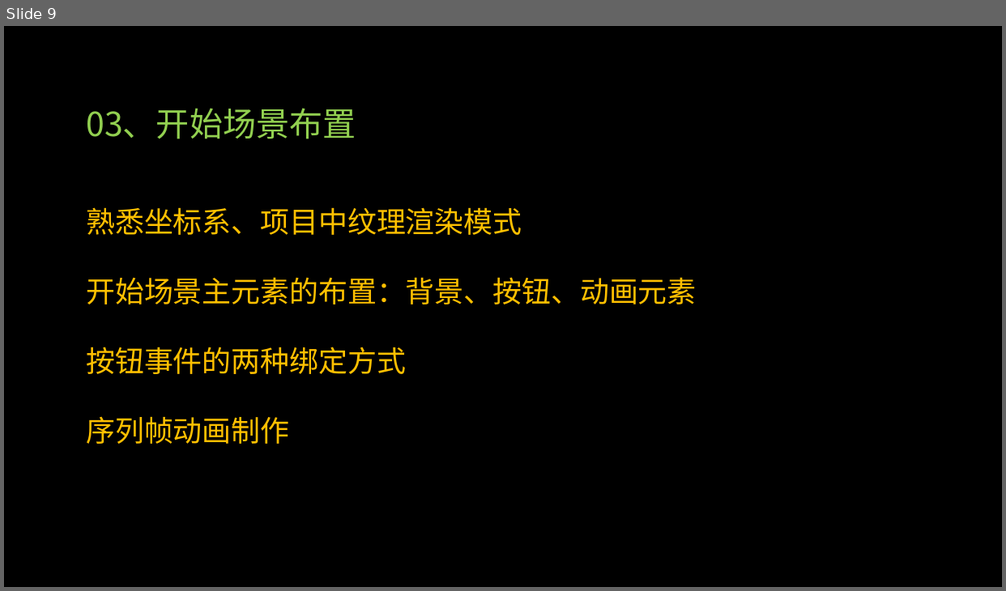
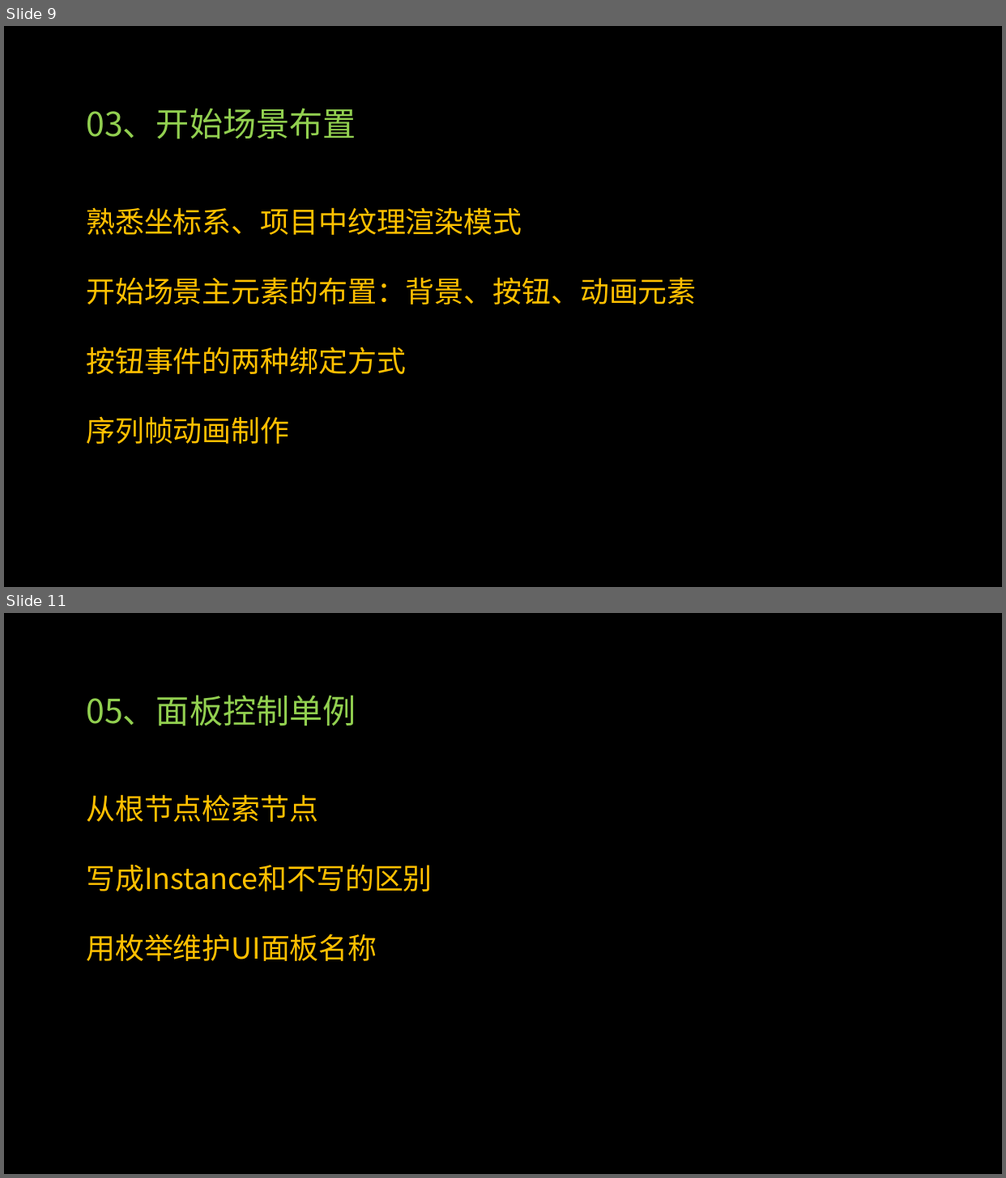
Before and after one commit to PGYangel/GodotStudy, a slide deck: Lesson1/Godot入门实践蛙里奥教程内容.pptx. Shown one above the other, each under a label of ours: slide 9 before the commit, slides 9 and 11 after it; the slides between them are not shown. The pictures are 1006x591 and 1006x1178 pixels, drawn with LibreOffice and Linux fonts; fonts in the diff are those of the drawing; background and template pictures are left out. Boxes give left, top, right and bottom in pixels: in the first picture for what was removed or moved away, otherwise in the second. Text is boxed around its words. In the diff, an @@ line names an element or a change of style, - is before the commit and + after.

Commit message:
04和05，设置面板

```diff
--- a/Lesson1/Godot入门实践蛙里奥教程内容.pptx
+++ b/Lesson1/Godot入门实践蛙里奥教程内容.pptx
@@ slide 11 added at bbox=[4, 613, 1002, 1174], background picture (left out) @@
@@ text added at bbox=[86, 695, 356, 726], 32 pt, text #92D050 @@
+05、面板控制单例
@@ text added at bbox=[86, 794, 432, 961], 28 pt, text #FFC000 @@
+从根节点检索节点
+写成Instance和不写的区别
+用枚举维护UI面板名称
```
Also in this commit, not shown: 1 other slide added, 14 other files.
